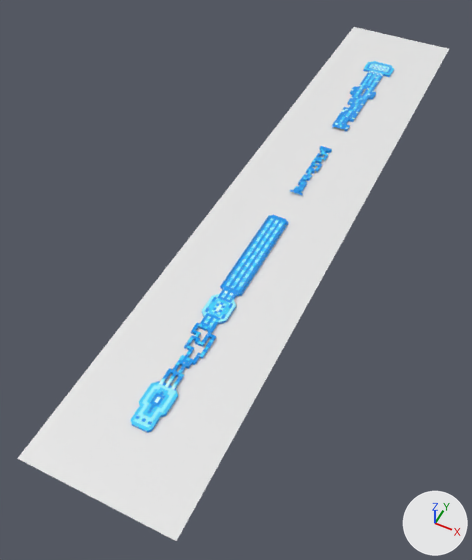
A saved change to the FBX model Assets/Model/Wafi/Environment/Env_Level1.fbx.
One viewpoint serves both versions: a 50 mm camera at (262.0, -290.0, 659.0) aimed at (-39.0, 312.0, -93.0). Arrows for +X, +Y and +Z are at lower right; the lights stay in place. Where no turn or scale is listed for an object, it has been applied to the vertices. Vertices at the same position are counted once.

The older version as bpy lines, for what is in view:
```python
ob_sm_env_platform_dorong = bpy.data.objects.new('SM_Env_Platform_Dorong', me_cube_046)
ob_sm_env_platform_dorong.location = (0.0, 626.0, -4.0)
ob_sm_env_platform_finish = bpy.data.objects.new('SM_Env_Platform_Finish', me_cube_041)
ob_sm_env_platform_finish.location = (0.0, 818.0, -4.0)
ob_sm_env_platform_laser = bpy.data.objects.new('SM_Env_Platform_Laser', me_cube_043)
ob_sm_env_platform_laser.location = (0.0, 214.0, -4.0)
ob_sm_env_platform_maze = bpy.data.objects.new('SM_Env_Platform_Maze', me_cube_039)
ob_sm_env_platform_maze.location = (0.0, 54.0, -4.0)
ob_sm_env_platform_maze2 = bpy.data.objects.new('SM_Env_Platform_Maze2', me_cube_045)
ob_sm_env_platform_maze2.location = (0.0, 438.0, -4.0)
ob_sm_env_platform_restarea = bpy.data.objects.new('SM_Env_Platform_RestArea', me_cube_042)
ob_sm_env_platform_restarea.location = (0.0, 154.0, -4.0)
ob_sm_env_start = bpy.data.objects.new('SM_Env_Start', me_cube_040)
ob_sm_env_start.location = (0.0, 0.0, -4.0)
ob_sm_env_water = bpy.data.objects.new('SM_Env_Water', me_plane_001)
ob_sm_env_water.location = (0.0, 0.0, -4.0)
```
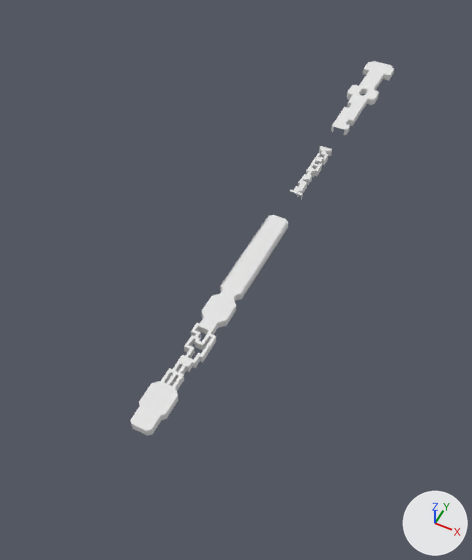
Boxes (x1, y1, x2, y2) around the edits, measured in the pictures (472 x 560 px):
'SM_Env_Water', deleted
    before: (17, 27, 449, 541)
'SM_Env_Platform_Dorong', reshaped
    before: (332, 72, 382, 132)
    after: (332, 72, 382, 135)
part 1 of me_cube_045, built on
    before: (290, 152, 327, 195)
    after: (290, 149, 332, 200)
part 2 of me_cube_045, recoloured (blue to white)
    both: (292, 146, 332, 196)
part 3 of me_cube_039, built on
    before: (192, 334, 199, 365)
    after: (165, 328, 216, 391)
part 4 of me_cube_039, recoloured (blue to white)
    both: (163, 322, 216, 388)
part 5 of me_cube_042, added
    after: (202, 298, 236, 332)
part 6 of me_cube_042, surface changed
    both: (204, 295, 230, 326)
part 7 of me_cube_042, recoloured (cyan to white)
    both: (201, 290, 236, 328)
part 8 of me_cube_041, added
    after: (363, 71, 394, 81)
part 9 of me_cube_041, recoloured (blue to white)
    both: (363, 61, 394, 77)
part 10 of me_cube_043, built on
    after: (220, 225, 288, 300)
part 11 of me_cube_043, recoloured (blue to white)
    both: (220, 215, 288, 297)
part 12 of me_cube_040, added
    after: (132, 398, 178, 436)
part 13 of me_cube_040, recoloured (cyan to white)
    both: (130, 381, 178, 433)
part 14 of me_cube_046, built on
    before: (350, 88, 376, 112)
    after: (332, 79, 382, 135)
part 15 of me_cube_046, recoloured (blue to white)
    both: (332, 72, 382, 132)

What changed in the scene script:
```text
Add mat_m_envgridwood:
    mat_m_envgridwood = bpy.data.materials.new('M_EnvGridWood')
    # uses the picture img_m_envgridwood_normal_jpg
    # uses the picture img_m_envgridwood_roughness_jpg
Change me_cube_046:
    remove me_cube_046.from_pydata(...)  # 509 vertices, 429 faces; spans x -22.0..22.0, y 0.0..192.0, z 0.0..4.0
    add me_cube_046.from_pydata(...)  # 628 vertices, 549 faces; spans x -26.0..26.0, y 0.0..192.0, z -7.0..4.0
    me_cube_046 part 14: 6 vertices moved from x -2.0, y 120.0..128.0, z 0.0..4.0 to x -6.0, y 120.0..128.0, z -7.0..0.0; 29 vertices removed from x -22.0..22.0, y 60.0..136.0, z 0.0..4.0; 148 vertices added at x -26.0..26.0, y 0.0..192.0, z -7.0..4.0
    me_cube_046 part 15: 394 faces spanning x -22.0..22.0, y 0.0..192.0, z -7.0..4.0 switch from mat_m_envgrid to mat_m_envgridwood
Change me_cube_045:
    remove me_cube_045.from_pydata(...)  # 220 vertices, 136 faces; spans x -10.0..10.0, y 0.0..128.0, z 0.0..4.0
    add me_cube_045.from_pydata(...)  # 277 vertices, 194 faces; spans x -10.0..10.0, y 0.0..128.0, z -7.0..4.0
    me_cube_045 part 1
    12 vertices are removed from x -6.0..6.0, y 0.0..112.0, z 4.0
    13 faces are deleted
    4 vertices are added at (6.0, 76.0, 0.0), (6.0, 108.0, 0.0), (6.0, 76.0, -7.0), (6.0, 108.0, -7.0)
    65 new vertices lie (0.0, 0.0, -7.0) away from vertices in x -10.0..10.0, y 0.0..128.0, z 0.0
    71 new faces join them
    me_cube_045 part 2: 123 faces spanning x -10.0..10.0, y 0.0..128.0, z 0.0..4.0 switch from mat_m_envgrid to mat_m_envgridwood
Change me_cube_040:
    remove me_cube_040.from_pydata(...)  # 186 vertices, 167 faces; spans x -18.0..18.0, y -10.0..54.0, z 0.0..4.0
    add me_cube_040.from_pydata(...)  # 224 vertices, 204 faces; spans x -18.0..18.0, y -10.0..54.0, z -7.0..4.0
    me_cube_040 part 12
    38 new vertices lie (0.0, 0.0, -7.0) away from vertices in x -18.0..18.0, y -10.0..54.0, z 0.0
    37 new faces join them
    me_cube_040 part 13: 167 faces spanning x -18.0..18.0, y -10.0..54.0, z 0.0..4.0 switch from mat_m_envgrid to mat_m_envgridwood
Change me_cube_039:
    remove me_cube_039.from_pydata(...)  # 256 vertices, 158 faces; spans x -14.0..18.0, y 0.0..100.0, z 0.0..4.0
    add me_cube_039.from_pydata(...)  # 328 vertices, 230 faces; spans x -14.0..18.0, y 0.0..100.0, z -7.0..4.0
    me_cube_039 part 3
    11 vertices are removed from x -6.0..14.0, y 40.0..80.0, z 0.0..4.0
    9 faces are deleted
    2 vertices move from x -2.0, y 80.0..84.0, z 4.0 to x -2.0, y 80.0..84.0, z -7.0
    83 new vertices lie (0.0, 0.0, -7.0) away from vertices in x -14.0..18.0, y 0.0..100.0, z 0.0
    81 new faces join them
    me_cube_039 part 4: 150 faces spanning x -14.0..18.0, y 0.0..100.0, z -7.0..4.0 switch from mat_m_envgrid to mat_m_envgridwood
Change me_cube_043:
    remove me_cube_043.from_pydata(...)  # 722 vertices, 674 faces; spans x -16.0..16.0, y 0.0..164.0, z 0.0..4.0
    add me_cube_043.from_pydata(...)  # 940 vertices, 979 faces; spans x -16.0..16.0, y 0.0..164.0, z -7.0..4.0
    me_cube_043 part 10
    6 faces are deleted
    218 new vertices lie (0.0, 0.0, -7.0) away from vertices in x -16.0..16.0, y 0.0..164.0, z 0.0
    311 new faces join them
    me_cube_043 part 11: 674 faces spanning x -16.0..16.0, y 0.0..164.0, z 0.0..4.0 switch from mat_m_envgrid to mat_m_envgridwood
Change me_cube_042:
    remove me_cube_042.from_pydata(...)  # 164 vertices, 153 faces; spans x -18.0..18.0, y 0.0..60.0, z 0.0..4.0
    add me_cube_042.from_pydata(...)  # 196 vertices, 183 faces; spans x -18.0..18.0, y 0.0..60.0, z -7.0..4.0
    me_cube_042 part 5
    32 new vertices lie (0.0, 0.0, -7.0) away from vertices in x -18.0..18.0, y 0.0..60.0, z 0.0
    30 new faces join them
    me_cube_042 part 6: 14 kept faces spanning x -10.0..10.0, y 0.0..52.0, z 4.0 get new texture (UV) coordinates
    me_cube_042 part 7: 153 faces spanning x -18.0..18.0, y 0.0..60.0, z 0.0..4.0 switch from mat_m_envgrid to mat_m_envgridwood
Change me_cube_041:
    remove me_cube_041.from_pydata(...)  # 167 vertices, 146 faces; spans x -26.0..26.0, y 0.0..44.0, z 0.0..4.0
    add me_cube_041.from_pydata(...)  # 184 vertices, 161 faces; spans x -26.0..26.0, y 0.0..44.0, z -7.0..4.0
    me_cube_041 part 8
    17 new vertices lie (0.0, 0.0, -7.0) away from vertices in x -26.0..26.0, y 0.0..36.0, z 0.0
    15 new faces join them
    me_cube_041 part 9: 146 faces spanning x -26.0..26.0, y 0.0..44.0, z 0.0..4.0 switch from mat_m_envgrid to mat_m_envgridwood
Remove ob_sm_env_water:
    ob_sm_env_water = bpy.data.objects.new('SM_Env_Water', me_plane_001)
```
